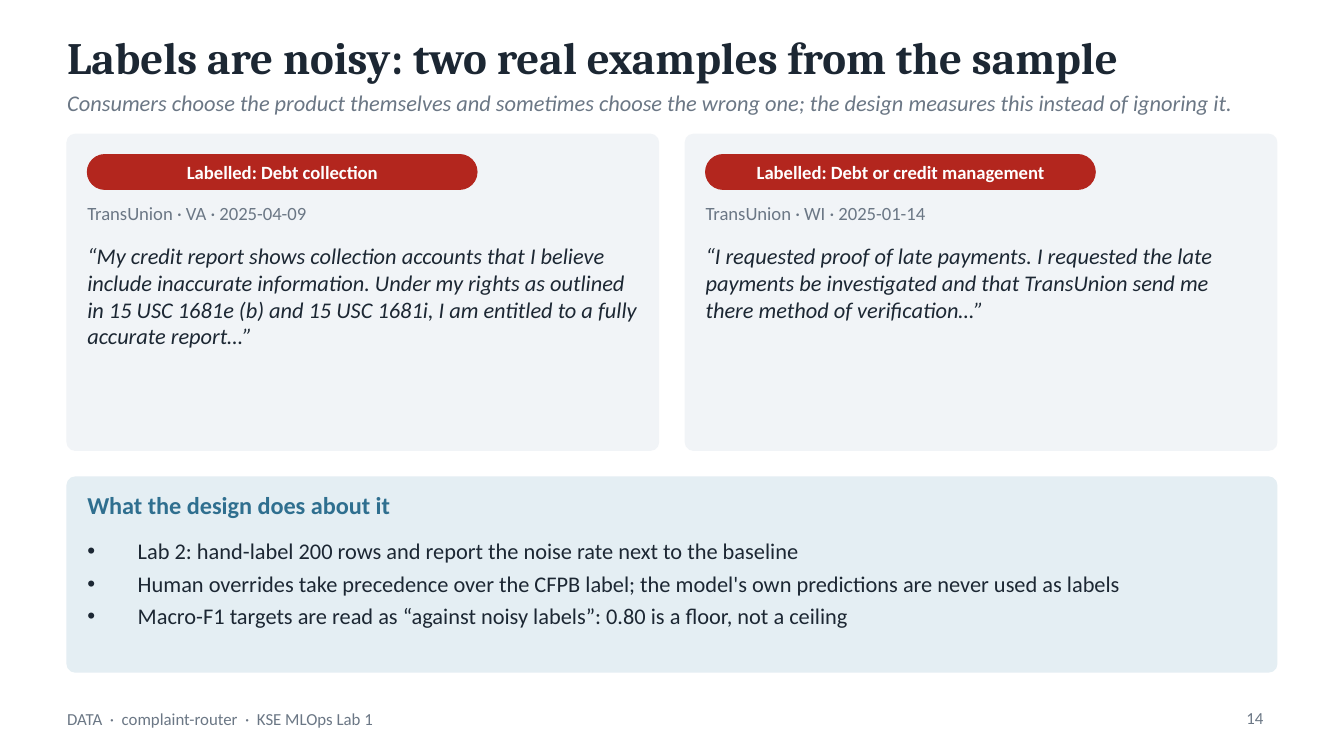
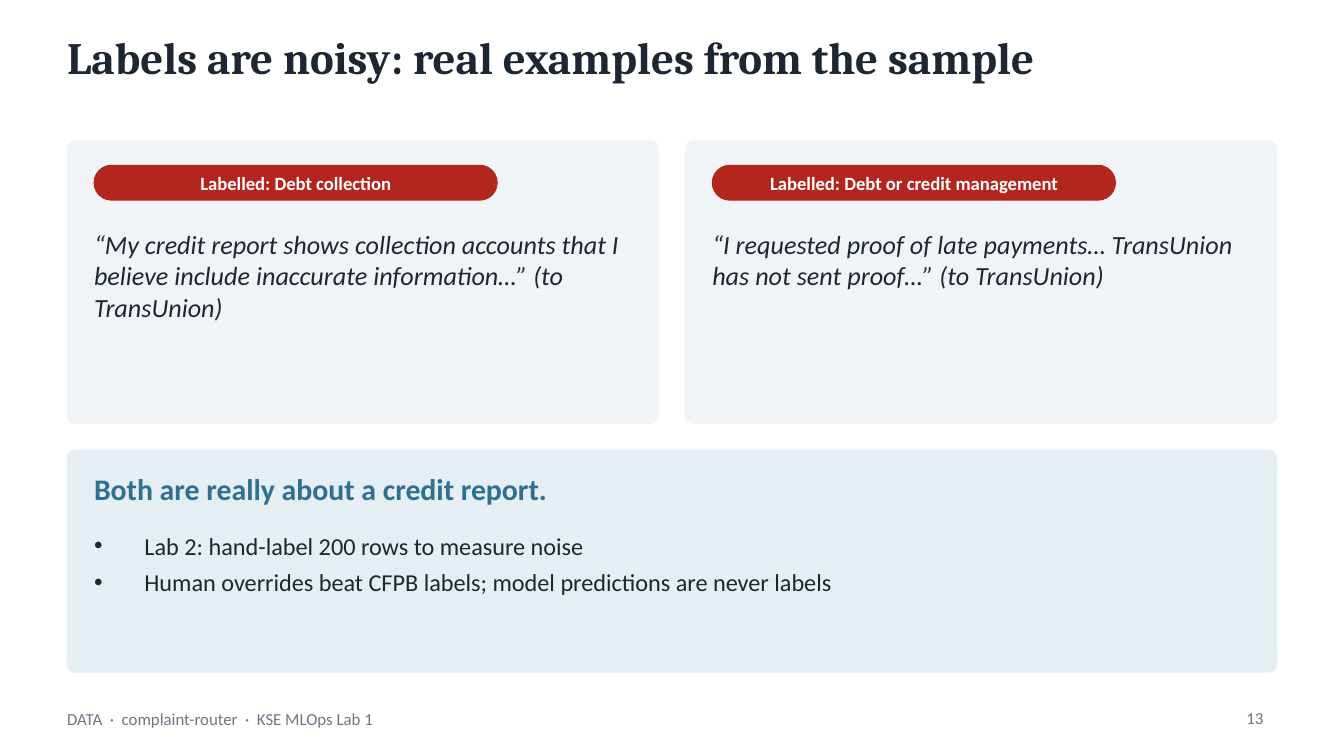
Before and after one commit to goodfrog33/kse-mlops-complaint-router, a slide deck: slide 13 of docs/presentation/complaint-router-lab1.pptx (slide 14 before the commit). Drawn at 1344x756 pixels with LibreOffice and Linux fonts; fonts in the diff are those of the drawing. Boxes give left, top, right and bottom in pixels: in the first picture for what was removed or moved away, otherwise in the second. Text is boxed around its words. In the diff, an @@ line names an element or a change of style, - is before the commit and + after.

```diff
--- a/docs/presentation/complaint-router-lab1.pptx
+++ b/docs/presentation/complaint-router-lab1.pptx
@@ title at box(67, 42, 1034, 84): text changed @@
-Labels are noisy: two real examples from the sample
+Labels are noisy: real examples from the sample
@@ text removed at box(67, 95, 1231, 115) @@
-Consumers choose the product themselves and sometimes choose the wrong one; the design measures this instead of ignoring it.
@@ rounded rectangle: place and size @@
-rounded rectangle at box(67, 134, 659, 450)
+rounded rectangle at box(67, 141, 659, 423)
@@ rounded rectangle: place and size @@
-rounded rectangle at box(685, 134, 1277, 450)
+rounded rectangle at box(685, 141, 1277, 423)
@@ text "Labelled: Debt collection": place and size @@
-text "Labelled: Debt collection" at box(187, 166, 378, 179)
+text "Labelled: Debt collection" at box(200, 177, 391, 190)
@@ rounded rectangle: place and size @@
-rounded rectangle at box(87, 155, 477, 190)
+rounded rectangle at box(94, 165, 497, 200)
@@ text "Labelled: Debt or credit management": place and size @@
-text "Labelled: Debt or credit management" at box(757, 166, 1044, 182)
+text "Labelled: Debt or credit management" at box(770, 177, 1058, 193)
@@ rounded rectangle: place and size @@
-rounded rectangle at box(706, 155, 1095, 190)
+rounded rectangle at box(712, 165, 1116, 200)
@@ text removed at box(87, 207, 306, 220) @@
-TransUnion · VA · 2025-04-09
@@ text removed at box(706, 207, 925, 220) @@
-TransUnion · WI · 2025-01-14
@@ text at box(94, 235, 619, 321): text changed; size 12 to 14 pt @@
-“My credit report shows collection accounts that I believe include inaccurate information. Under my rights as outlined in 15 USC 1681e (b) and 15 USC 1681i, I am entitled to a fully accurate report…”
+“My credit report shows collection accounts that I believe include inaccurate information…” (to TransUnion)
@@ text at box(712, 235, 1233, 290): text changed; size 12 to 14 pt @@
-“I requested proof of late payments. I requested the late payments be investigated and that TransUnion send me there method of verification…”
+“I requested proof of late payments… TransUnion has not sent proof…” (to TransUnion)
@@ proportions changed in 3 elements at box(67, 141, 659, 423), box(685, 141, 1277, 423), box(67, 450, 1277, 672) @@
@@ rounded rectangle: place and size @@
-rounded rectangle at box(67, 477, 1277, 672)
+rounded rectangle at box(67, 450, 1277, 672)
@@ text added at box(94, 479, 547, 505), 16 pt, text #2F6F8F, bold @@
+Both are really about a credit report.
@@ text removed at box(87, 497, 390, 518) @@
-What the design does about it
@@ text at box(144, 538, 831, 595): text changed; size 12 to 13 pt @@
-• Lab 2: hand-label 200 rows and report the noise rate next to the baseline
-• Human overrides take precedence over the CFPB label; the model's own predictions are never used as labels
-• Macro-F1 targets are read as “against noisy labels”: 0.80 is a floor, not a ceiling
+• Lab 2: hand-label 200 rows to measure noise
+• Human overrides beat CFPB labels; model predictions are never labels
@@ page number at box(1246, 713, 1263, 724): text changed @@
-14
+13
```
Also in this commit, not shown: 21 other slides changed, 1 slide added, 2 slides removed, 1 other file.
